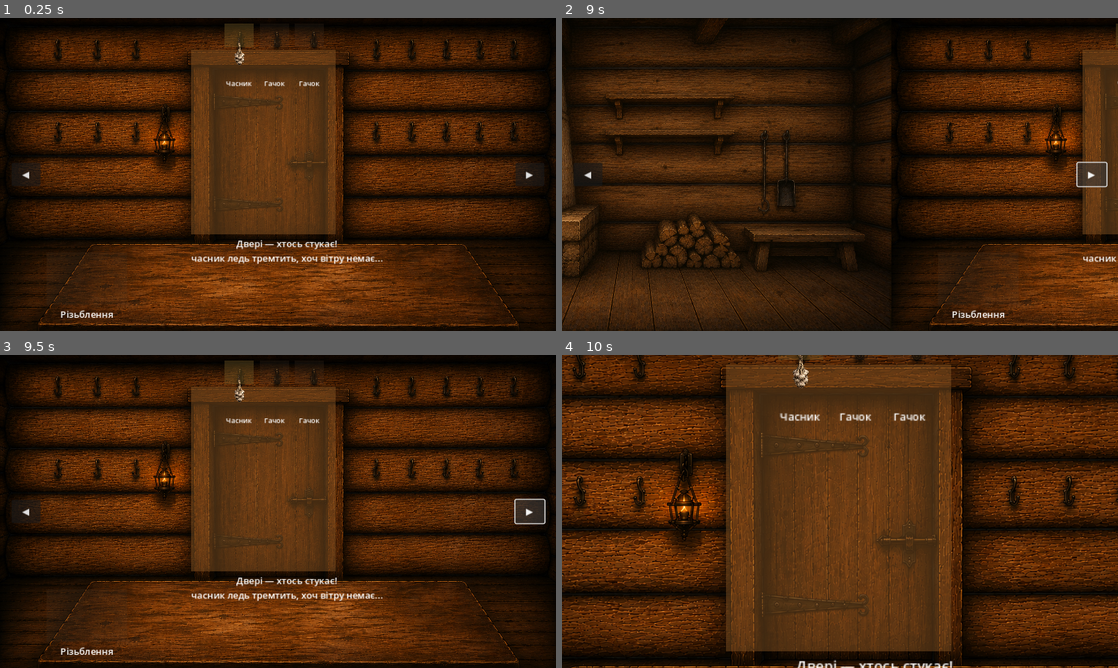
Above: before the commit, frames 1-4 (two rows, left to right).
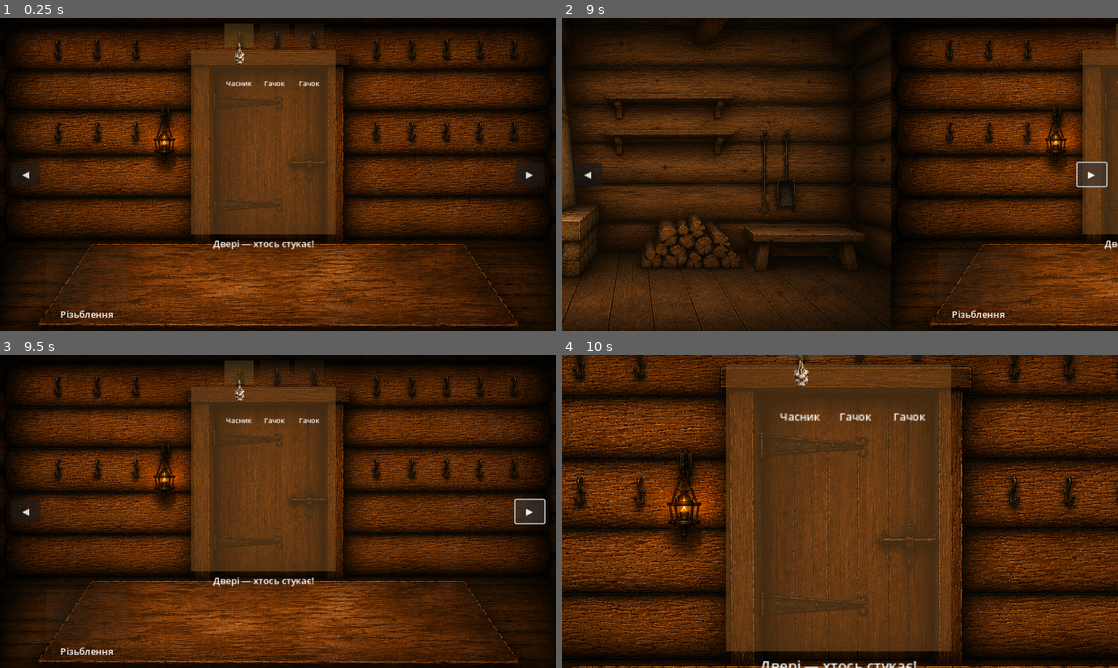
Above: after the commit, the same moments.

Repository: zav1K/molfar
Game: Godot game, scene res://scenes/Hut.tscn
The game is run twice, just before and just after one commit, with the same random seed, the same clock (stepped at 60 frames per second) and the same inputs.
Inputs (mouse positions are in pixels of both pictures, inside the frame that each line leads up to):
- Up to frame 1 (0.25 s): no input
- Up to frame 2 (9 s): click "◀" at 0.5 s; drag from (706, 196) to (895, 105) at 1.27 s; click "+" at 2 s; click "-" at 2.75 s; click "+" at 3.5 s; click "-" at 4.25 s; click "+" at 5 s; click "-" at 5.75 s; click "+" at 6.5 s; click "-" at 7.25 s; click "Назад" at 8 s; click "▶" at 8.75 s
- Up to frame 3 (9.5 s): no input
- Up to frame 4 (10 s): drag from (823, 480) to (650, 614) at 9.52 s

The runs differ from the first frame. In frame 1, 0.8% of the frame differs, in the area x 34-69%, y 70-79%; in frame 2, 0.1%; in frame 3, 0.8%; in frame 4, 0.4%.

Commit message:
Close the client loop: random visitors + give-them-an-item reception
Visitor gains a desired_result_id (a Potion or Sigil id) plus
satisfied/unhelped flavor text — what "reading the client" will
eventually diagnose (see CONCEPT.md), stood in for now by a hidden
correct answer.

Five data-driven visitors in data/visitors/ replace the single
hardcoded DEBUG one, covering all four potions and the zigzag ward
(the coughing-child visitor keeps the original UNDEAD-flagged
scenario so the garlic door-ward test case still works). hut.gd now
knocks with VisitorDatabase.get_random() and, after each visitor is
resolved (served, unhelped, or refused), waits a couple seconds and
knocks again — a testable loop instead of one static visitor.

New ReceptionUI (scripts/reception_ui.gd): shown after "Запросити",
lists every potion/sigil currently held with a "Дати" button, or lets
the player send the visitor away with nothing. Resolves against
Visitor.desired_result_id and shows the matching flavor text — this
is the first time brewing and carving actually feed into an outcome
instead of just sitting in inventory.

Co-Authored-By: Claude Sonnet 5 <noreply@anthropic.com>
Claude-Session: https://claude.ai/code/session_014yaB9t29x6B3F9jCn3eL4A

Diff:
--- /dev/null
+++ b/data/visitors/anxious_neighbor.tres
@@ -0,0 +1,12 @@
+[gd_resource type="Resource" script_class="Visitor" load_steps=2 format=3]
+
+[ext_resource type="Script" path="res://scripts/resources/visitor.gd" id="1"]
+
+[resource]
+script = ExtResource("1")
+display_name = "Господиня з сусіднього хутора"
+problem_text = "\"Серце як не своє, тривога заїдає, спокою собі не найду відколи чоловік поїхав на полонину...\""
+true_threat = 0
+desired_result_id = &"calming_remedy"
+satisfied_text = "Ох, полегшало... дякую, мольфаре."
+unhelped_text = "Не те... тривога й досі точить."
--- /dev/null
+++ b/data/visitors/coughing_child_mother.tres
@@ -0,0 +1,12 @@
+[gd_resource type="Resource" script_class="Visitor" load_steps=2 format=3]
+
+[ext_resource type="Script" path="res://scripts/resources/visitor.gd" id="1"]
+
+[resource]
+script = ExtResource("1")
+display_name = "Молода жінка"
+problem_text = "\"Дитина кашляє вже третю ніч, а мольфар-сусід каже — то не застуда...\""
+true_threat = 2
+desired_result_id = &"cold_remedy"
+satisfied_text = "Дякую, мольфаре. Кашель ущух ще тої ж ночі."
+unhelped_text = "Це не помогло... дитині й не легше."
--- /dev/null
+++ b/data/visitors/new_house_owner.tres
@@ -0,0 +1,12 @@
+[gd_resource type="Resource" script_class="Visitor" load_steps=2 format=3]
+
+[ext_resource type="Script" path="res://scripts/resources/visitor.gd" id="1"]
+
+[resource]
+script = ExtResource("1")
+display_name = "Молодий господар"
+problem_text = "\"Хату щойно поставив, ще не заселявся — хочу одвірок оберегти, поки лихе не прибилось першим...\""
+true_threat = 0
+desired_result_id = &"zigzag_ward"
+satisfied_text = "Гарна робота, мольфаре. Тепер спокійно заселюся."
+unhelped_text = "Хм... не схоже це на справжній оберіг."
--- /dev/null
+++ b/data/visitors/sleepless_hunter.tres
@@ -0,0 +1,12 @@
+[gd_resource type="Resource" script_class="Visitor" load_steps=2 format=3]
+
+[ext_resource type="Script" path="res://scripts/resources/visitor.gd" id="1"]
+
+[resource]
+script = ExtResource("1")
+display_name = "Мисливець"
+problem_text = "\"Тижнями очей не стуляю відколи звір задер вівцю в лісі — щойно засну, ввижається, що щось надворі ходить...\""
+true_threat = 0
+desired_result_id = &"sleep_remedy"
+satisfied_text = "Перший раз за тижні виспався. Дякую."
+unhelped_text = "Не спиться і далі..."
--- /dev/null
+++ b/data/visitors/wake_guest.tres
@@ -0,0 +1,12 @@
+[gd_resource type="Resource" script_class="Visitor" load_steps=2 format=3]
+
+[ext_resource type="Script" path="res://scripts/resources/visitor.gd" id="1"]
+
+[resource]
+script = ExtResource("1")
+display_name = "Чоловік із сусіднього села"
+problem_text = "\"Ходив на поминки за родичем, а відтоді все мені не по собі, ніби причепилось щось...\""
+true_threat = 1
+desired_result_id = &"cleansing_remedy"
+satisfied_text = "Наче камінь із душі зняли. Дякую, мольфаре."
+unhelped_text = "Не відпускає й досі..."
--- a/scenes/Hut.tscn
+++ b/scenes/Hut.tscn
@@ -19,6 +19,7 @@
 [ext_resource type="Shader" path="res://shaders/liquid.gdshader" id="17"]
 [ext_resource type="Script" path="res://scripts/carving_ui.gd" id="18"]
 [ext_resource type="Script" path="res://scripts/carving_canvas.gd" id="19"]
+[ext_resource type="Script" path="res://scripts/reception_ui.gd" id="20"]
 
 [sub_resource type="RectangleShape2D" id="Shape_cauldron"]
 size = Vector2(150, 220)
@@ -614,6 +615,59 @@
 offset_bottom = 470.0
 text = "Скасувати"
 
+[node name="ReceptionUI" type="CanvasLayer" parent="."]
+script = ExtResource("20")
+
+[node name="Panel" type="ColorRect" parent="ReceptionUI"]
+offset_right = 960.0
+offset_bottom = 540.0
+color = Color(0.05, 0.05, 0.05, 0.85)
+
+[node name="NameLabel" type="Label" parent="ReceptionUI/Panel"]
+offset_left = 280.0
+offset_top = 55.0
+offset_right = 680.0
+offset_bottom = 85.0
+horizontal_alignment = 1
+text = "Ім'я"
+
+[node name="ProblemLabel" type="Label" parent="ReceptionUI/Panel"]
+offset_left = 230.0
+offset_top = 90.0
+offset_right = 730.0
+offset_bottom = 150.0
+horizontal_alignment = 1
+autowrap_mode = 2
+text = "..."
+
+[node name="ItemList" type="VBoxContainer" parent="ReceptionUI/Panel"]
+offset_left = 330.0
+offset_top = 165.0
+offset_right = 630.0
+offset_bottom = 335.0
+
+[node name="SendAwayButton" type="Button" parent="ReceptionUI/Panel"]
+offset_left = 330.0
+offset_top = 345.0
+offset_right = 630.0
+offset_bottom = 380.0
+text = "Відпустити без допомоги"
+
+[node name="ResultLabel" type="Label" parent="ReceptionUI/Panel"]
+offset_left = 230.0
+offset_top = 390.0
+offset_right = 730.0
+offset_bottom = 420.0
+horizontal_alignment = 1
+autowrap_mode = 2
+
+[node name="FinishButton" type="Button" parent="ReceptionUI/Panel"]
+offset_left = 415.0
+offset_top = 430.0
+offset_right = 545.0
+offset_bottom = 465.0
+text = "Закрити"
+
 [node name="PotionDetailPopup" type="CanvasLayer" parent="."]
 script = ExtResource("15")
 
--- a/scripts/hut.gd
+++ b/scripts/hut.gd
@@ -19,6 +19,7 @@
 @onready var nav_right: Button = $UI/NavRight
 @onready var door: Door = $PanelCenter/Zones/Door
 @onready var threshold_dialogue: ThresholdDialogue = $ThresholdDialogue
+@onready var reception_ui: ReceptionUI = $ReceptionUI
 @onready var brewing_ui: BrewingUI = $BrewingUI
 @onready var potion_shelf: PotionShelf = $PanelLeft/PotionShelf
 @onready var potion_detail_popup: PotionDetailPopup = $PotionDetailPopup
@@ -39,6 +40,7 @@
 		zone.activated.connect(_on_zone_activated)
 	door.visitor_engaged.connect(_on_visitor_engaged)
 	threshold_dialogue.resolved.connect(_on_visitor_resolved)
+	reception_ui.closed.connect(_on_reception_closed)
 	brewing_ui.closed.connect(_on_brewing_closed)
 	carving_ui.closed.connect(_on_carving_closed)
 	potion_shelf.potion_clicked.connect(potion_detail_popup.show_potion)
@@ -64,19 +66,10 @@
 	if WardRack.get_slot(0) == &"":
 		WardRack.hang(0, &"garlic")
 
-	# DEBUG: put a visitor at the door so the threshold flow is testable.
-	# Marked as UNDEAD so the garlic ward above has a real chance to react —
-	# swap to Threat.Type.NONE to see an ordinary, silent knock instead.
-	# Replace this whole block with a real scheduling/quest trigger once
-	# one exists.
-	var debug_visitor := Visitor.new()
-	debug_visitor.display_name = "Молода жінка"
-	debug_visitor.problem_text = "\"Дитина кашляє вже третю ніч, а мольфар-сусід каже — то не застуда...\""
-	debug_visitor.true_threat = Threat.Type.UNDEAD
-	door.knock(debug_visitor, WardRack.check_visitor(debug_visitor))
+	_knock_with_random_visitor()
 
 func _unhandled_input(event: InputEvent) -> void:
-	if threshold_dialogue.visible or brewing_ui.visible or potion_detail_popup.visible or carving_ui.visible:
+	if threshold_dialogue.visible or brewing_ui.visible or potion_detail_popup.visible or carving_ui.visible or reception_ui.visible:
 		return
 	if event.is_action_pressed(&"ui_left"):
 		_go_left()
@@ -138,14 +131,30 @@
 	tw.finished.connect(func() -> void: threshold_dialogue.show_visitor(visitor), CONNECT_ONE_SHOT)
 
 func _on_visitor_resolved(invited: bool) -> void:
-	nav_left.visible = true
-	nav_right.visible = true
 	var tw := create_tween().set_parallel(true)
 	tw.tween_property(camera, "position", _panel_center(current_panel), TWEEN_TIME)
 	tw.tween_property(camera, "zoom", Vector2.ONE, TWEEN_TIME)
 	if invited:
-		# TODO: actual client-reception mechanic (diagnosis/dialogue) goes here.
-		print("Запрошено досередини — механіка прийому клієнта ще не реалізована.")
-	else:
-		print("Відмовлено — двері зачинились.")
+		var visitor := door.current_visitor
+		door.clear()
+		reception_ui.show_visitor(visitor)
+		return
 	door.clear()
+	nav_left.visible = true
+	nav_right.visible = true
+	_schedule_next_knock()
+
+func _on_reception_closed() -> void:
+	nav_left.visible = true
+	nav_right.visible = true
+	_schedule_next_knock()
+
+func _schedule_next_knock() -> void:
+	await get_tree().create_timer(2.0).timeout
+	_knock_with_random_visitor()
+
+func _knock_with_random_visitor() -> void:
+	var visitor := VisitorDatabase.get_random()
+	if visitor == null:
+		return
+	door.knock(visitor, WardRack.check_visitor(visitor))
--- /dev/null
+++ b/scripts/reception_ui.gd
@@ -0,0 +1,81 @@
+class_name ReceptionUI
+extends CanvasLayer
+## Shown after inviting a visitor inside: give them an item from the
+## inventory (a brewed potion or a carved sigil) and see whether it was
+## what they actually needed. No "reading the client" diagnosis mechanic
+## yet (see CONCEPT.md) — this just checks the given item's id against
+## the visitor's hidden desired_result_id. Giving nothing is a valid
+## choice too, always available.
+
+signal closed
+
+@onready var name_label: Label = $Panel/NameLabel
+@onready var problem_label: Label = $Panel/ProblemLabel
+@onready var item_list: VBoxContainer = $Panel/ItemList
+@onready var send_away_button: Button = $Panel/SendAwayButton
+@onready var result_label: Label = $Panel/ResultLabel
+@onready var finish_button: Button = $Panel/FinishButton
+
+var _visitor: Visitor
+var _resolved: bool = false
+
+func _ready() -> void:
+	visible = false
+	send_away_button.pressed.connect(_on_send_away_pressed)
+	finish_button.pressed.connect(_on_finish_pressed)
+
+func show_visitor(visitor: Visitor) -> void:
+	_visitor = visitor
+	_resolved = false
+	name_label.text = visitor.display_name
+	problem_label.text = visitor.problem_text
+	result_label.text = ""
+	_rebuild_item_list()
+	visible = true
+
+func _rebuild_item_list() -> void:
+	for child in item_list.get_children():
+		child.queue_free()
+	send_away_button.visible = not _resolved
+	finish_button.visible = _resolved
+	if _resolved:
+		return
+	for potion in PotionDatabase.get_all():
+		var count := PlayerInventory.get_count(potion.id)
+		if count > 0:
+			item_list.add_child(_build_row(potion.id, "%s (є %d)" % [potion.display_name, count]))
+	for sigil in SigilDatabase.get_all():
+		var count := PlayerInventory.get_count(sigil.id)
+		if count > 0:
+			item_list.add_child(_build_row(sigil.id, "%s (є %d)" % [sigil.display_name, count]))
+
+func _build_row(item_id: StringName, label_text: String) -> HBoxContainer:
+	var row := HBoxContainer.new()
+
+	var label := Label.new()
+	label.custom_minimum_size.x = 260
+	label.text = label_text
+	row.add_child(label)
+
+	var give_button := Button.new()
+	give_button.text = "Дати"
+	give_button.pressed.connect(_on_give_pressed.bind(item_id))
+	row.add_child(give_button)
+
+	return row
+
+func _on_give_pressed(item_id: StringName) -> void:
+	PlayerInventory.remove(item_id)
+	_resolve(item_id == _visitor.desired_result_id)
+
+func _on_send_away_pressed() -> void:
+	_resolve(false)
+
+func _resolve(satisfied: bool) -> void:
+	_resolved = true
+	result_label.text = _visitor.satisfied_text if satisfied else _visitor.unhelped_text
+	_rebuild_item_list()
+
+func _on_finish_pressed() -> void:
+	visible = false
+	closed.emit()
--- a/scripts/resources/visitor.gd
+++ b/scripts/resources/visitor.gd
@@ -11,5 +11,13 @@
 ## have real consequences tied to this once that mechanic exists.
 @export var true_threat: Threat.Type = Threat.Type.NONE
 
+## What would actually help them — a Potion or Sigil id. No "reading the
+## client" mechanic yet (see CONCEPT.md's diagnosis-via-details idea) —
+## for now this is just what ReceptionUI checks a given item against.
+@export var desired_result_id: StringName = &""
+
+@export_multiline var satisfied_text: String = "Дякую, мольфаре. Мені вже легше."
+@export_multiline var unhelped_text: String = "...це не те, що мені було треба."
+
 func is_human() -> bool:
 	return true_threat == Threat.Type.NONE
Not shown: 1 places in scenes/Hut.tscn that only renumber resources
